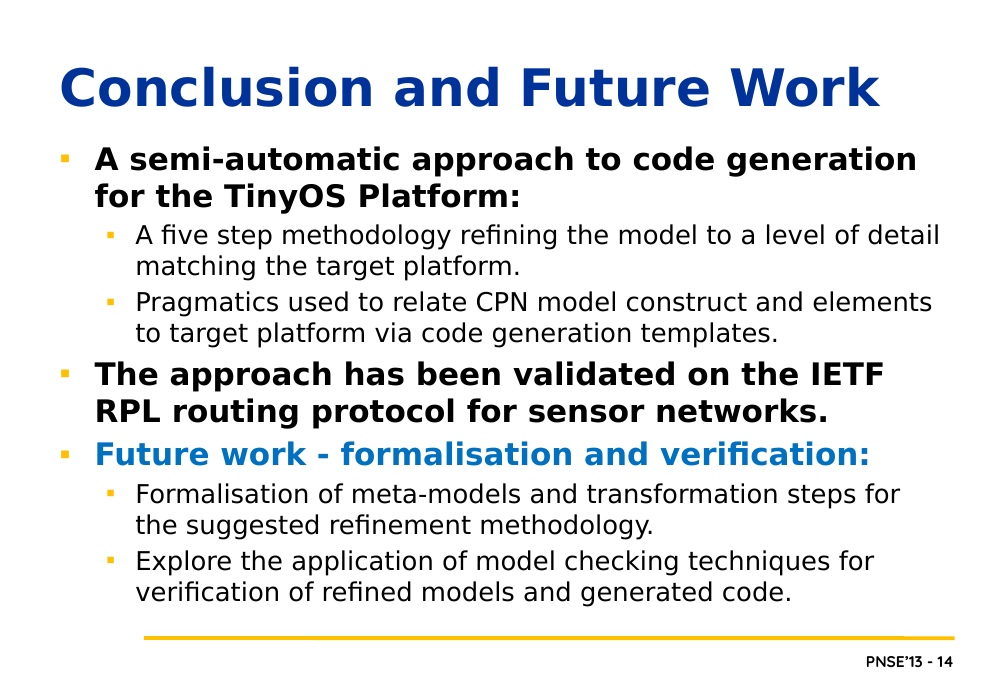
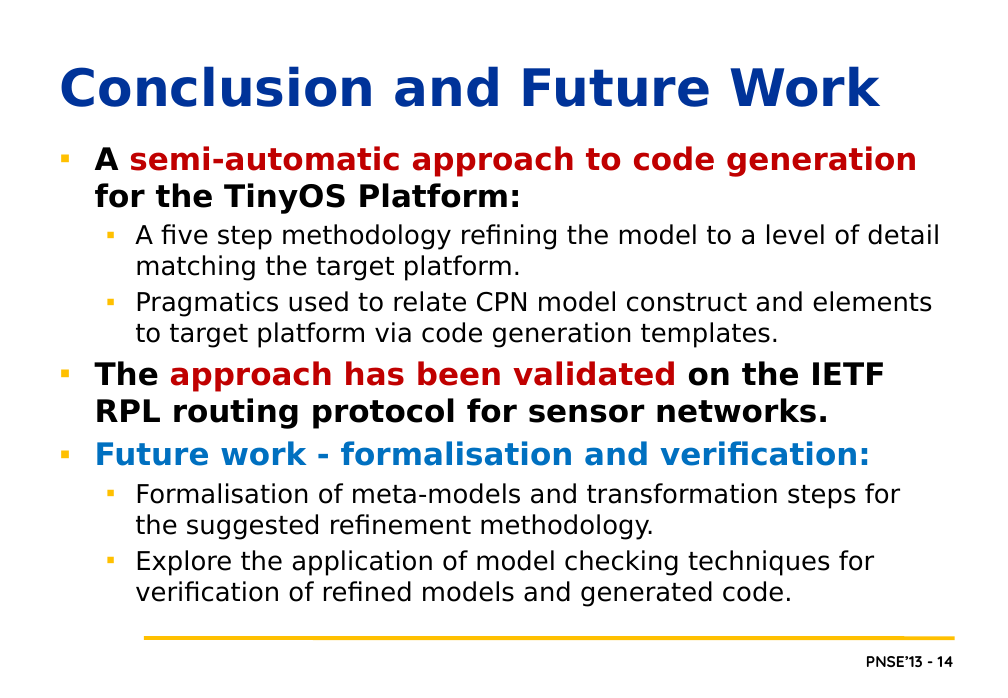
Before and after one commit to lmkr/pnse13roll, a slide deck: slide 14 of LMKPNSE2013.pptx. Drawn at 1008x698 pixels with LibreOffice and Linux fonts; fonts in the diff are those of the drawing; background and template pictures are left out. Boxes give left, top, right and bottom in pixels: in the first picture for what was removed or moved away, otherwise in the second. Text is boxed around its words. In the diff, an @@ line names an element or a change of style, - is before the commit and + after.

```diff
--- a/LMKPNSE2013.pptx
+++ b/LMKPNSE2013.pptx
@@ text at (95,146,917,429): text colour #000000 to #C00000 in "semi-automatic approach to code generation", "approach has been validated" @@
```
Also in this commit, not shown: 10 other slides changed, 2 slides added.
